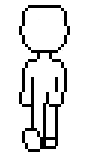
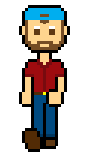
Layered file, before and after one edit (90x157). Changes by layer:
renamed "front_idle_2" to "Layer 2", showed it, painted on it over [22, 8, 67, 149]
removed layer "front_walk_2" over [22, 8, 67, 149]
